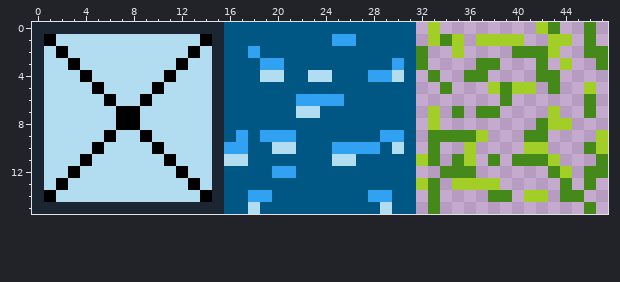
Edited in one commit: pixel-art sprite (img/TankTerrain.png). This is how it looked before the edit.
The file is 48x16 pixels.
After:
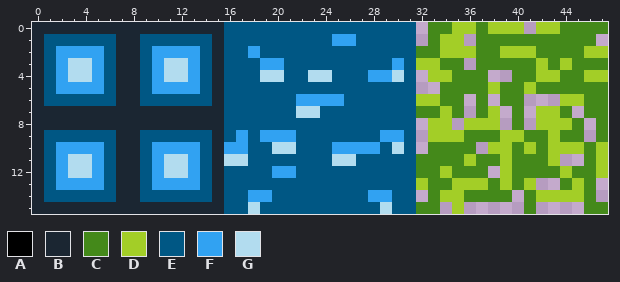
Palette (. is transparent): A #000000  B #1b2632  C #44891a  D #a3ce27  E #005784  F #31a2f2  G #b2dcef
The exact change:
Changed rows in their new state; - is an unchanged pixel.
first column x 1:
 0 --------------------------------CCDDCDDD--DCC-C
 1 EEEEEEBBEEEEEE------------------CD--CCCCCCCCC--
 2 EFFFFEBBEFFFFE------------------CD-DCCDDD-CCCDD
 3 EFG-FEBBEF-GFE-----------------DDCC---CCCDC-CC-
 4 EF-GFEBBEFG-FE------------------DDC----CCDDCCDD
 5 EFFFFEBBEFFFFE--------------------CCC--C-C-CCCC
 6 EEEEEEBBEEEEEE-----------------DDCC-C--C---DD-C
 7 BBBBBBBBBBBBBB-----------------CCD---D-C-D-C--C
 8 BBBBBBBBBBBBBB-------------------D-DDD-C-D--C-C
 9 EEEEEEBBEEEEEE------------------DDD-CCDD--DCC-C
10 EFFFFEBBEFFFFE-------------------CCC-DDC-CDDD--
11 EF-GFEBBEFG-FE-----------------C-C--C-D------CD
12 EFG-FEBBEF-GFE-----------------CCD--C-DCCC--C-D
13 EFFFFEBBEFFFFE-------------------C---CDCD---D--
14 EEEEEEBBEEEEEE-------------------DDCC---C-DDDC-
15 -------------------------------C--D-----C-----C
Pixel boxes of the changes (left, top, right, bottom) in both pictures:
changed: (416, 22, 608, 214)
changed: (44, 34, 212, 202)
